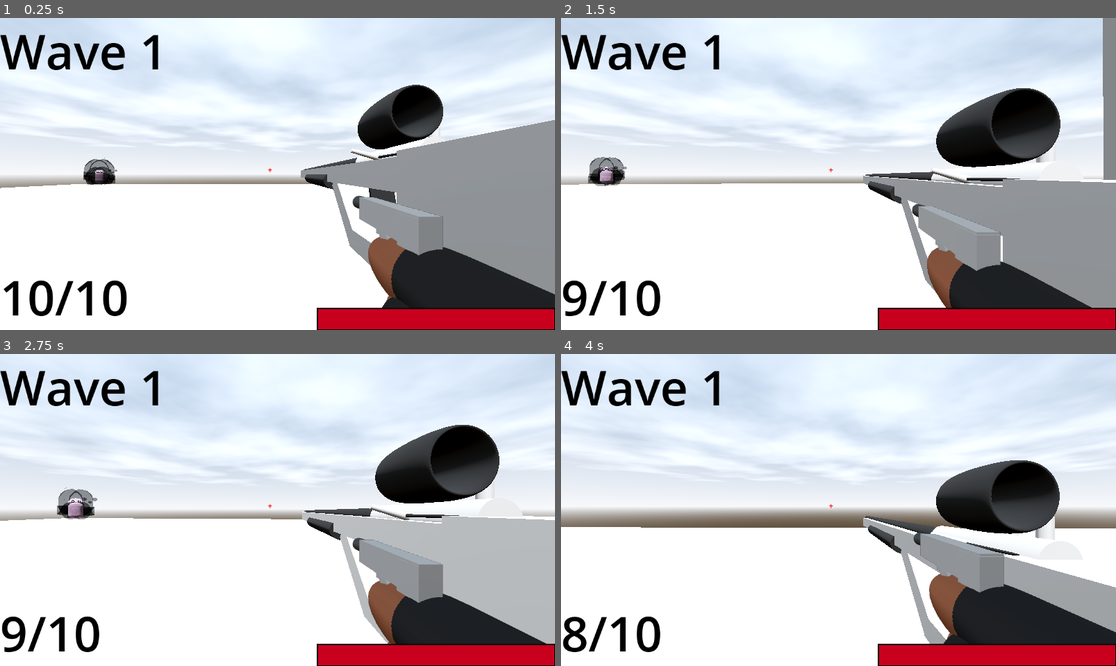
Above: before the commit, frames 1-4 (two rows, left to right).
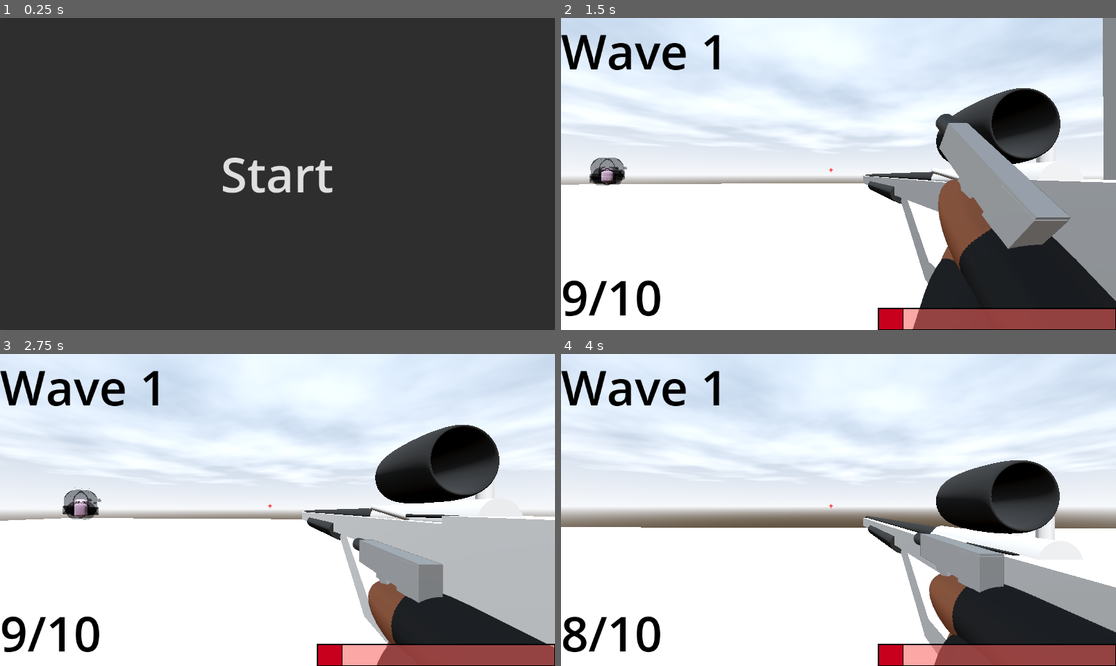
Above: after the commit, the same moments.

Repository: DylanFrenzy/The-Trials-and-Tribulations-of-Tim-Cheese
Game: Godot game, scene res://scenes/start_screen.tscn
The game is run twice, just before and just after one commit, with the same random seed, the same clock (stepped at 60 frames per second) and the same inputs. Before the commit the project starts from res://scenes/main.tscn.
Inputs (mouse positions are in pixels of both pictures, inside the frame that each line leads up to):
- Up to frame 1 (0.25 s): no input
- Up to frame 2 (1.5 s): click (838, 174) at 0.5 s, where only the run after the commit has a clickable "Start"; move the mouse to (866, 174) at 1.27 s; press the mouse at (866, 174) at 1.28 s; hold W (move_forward) from 1.28 s (still down)
- Up to frame 3 (2.75 s): keep holding W (move_forward); tap Space (jump) at 1.52, 2.27 s; move the mouse to (249, 510) at 2.02 s; release the mouse at (249, 510) at 2.03 s; right-click (249, 510) at 2.1 s
- Up to frame 4 (4 s): keep holding W (move_forward); move the mouse to (849, 503) at 2.77 s; press the mouse at (849, 503) at 2.78 s; move the mouse to (832, 516) at 3.52 s; release the mouse at (832, 516) at 3.53 s; right-click (832, 516) at 3.6 s; tap Space (jump) at 3.77 s

The runs differ from the first frame. In frame 1, 95% of the frame differs, in the area x 0-100%, y 0-100%; in frame 2, 10%; in frame 3, 2.9%; in frame 4, 2.5%.

Commit message:
death/start screen

Diff:
--- a/3d-project/project.godot
+++ b/3d-project/project.godot
@@ -11,7 +11,7 @@
 [application]
 
 config/name="3d project"
-run/main_scene="res://scenes/main.tscn"
+run/main_scene="uid://c3mcl7ou5l8jh"
 config/features=PackedStringArray("4.4", "Forward Plus")
 config/icon="res://icon.svg"
 
--- /dev/null
+++ b/3d-project/scenes/death_screen.tscn
@@ -0,0 +1,32 @@
+[gd_scene load_steps=2 format=3 uid="uid://c44w3p5l8btbf"]
+
+[ext_resource type="Script" uid="uid://co7edbyfm41q8" path="res://scripts/death_screen.gd" id="1_uyutr"]
+
+[node name="DeathScreen" type="Control"]
+layout_mode = 3
+anchors_preset = 15
+anchor_right = 1.0
+anchor_bottom = 1.0
+grow_horizontal = 2
+grow_vertical = 2
+script = ExtResource("1_uyutr")
+
+[node name="TextureRect" type="TextureRect" parent="."]
+layout_mode = 1
+anchors_preset = 15
+anchor_right = 1.0
+anchor_bottom = 1.0
+grow_horizontal = 2
+grow_vertical = 2
+metadata/_edit_group_ = true
+
+[node name="Button" type="Button" parent="."]
+layout_mode = 1
+anchors_preset = 15
+anchor_right = 1.0
+anchor_bottom = 1.0
+grow_horizontal = 2
+grow_vertical = 2
+theme_override_font_sizes/font_size = 100
+
+[connection signal="pressed" from="Button" to="." method="_on_button_pressed"]
--- a/3d-project/scenes/main.tscn
+++ b/3d-project/scenes/main.tscn
@@ -230,6 +230,6 @@
 curve = SubResource("Curve3D_tefeu")
 
 [node name="PathFollow3D" type="PathFollow3D" parent="EnemySpawnPath"]
-transform = Transform3D(-0.00439085, -0.0193575, -0.999798, 0, 0.9998, -0.0193578, 0.999987, -8.49971e-05, -0.00439002, -31.3552, 2.58811, -32.5769)
+transform = Transform3D(-0.00439085, -0.0193575, -0.999797, 0, 0.9998, -0.0193578, 0.999986, -8.49971e-05, -0.00439002, -31.3552, 2.58811, -32.5769)
 
 [node name="hud" parent="." instance=ExtResource("2_o6xl0")]
--- /dev/null
+++ b/3d-project/scenes/start_screen.tscn
@@ -0,0 +1,33 @@
+[gd_scene load_steps=2 format=3 uid="uid://c3mcl7ou5l8jh"]
+
+[ext_resource type="Script" uid="uid://dup7xhajwggf" path="res://scripts/start_screen.gd" id="1_tx5wa"]
+
+[node name="StartScreen" type="Control"]
+layout_mode = 3
+anchors_preset = 15
+anchor_right = 1.0
+anchor_bottom = 1.0
+grow_horizontal = 2
+grow_vertical = 2
+script = ExtResource("1_tx5wa")
+
+[node name="TextureRect" type="TextureRect" parent="."]
+layout_mode = 1
+anchors_preset = 15
+anchor_right = 1.0
+anchor_bottom = 1.0
+grow_horizontal = 2
+grow_vertical = 2
+stretch_mode = 5
+
+[node name="Button" type="Button" parent="."]
+layout_mode = 1
+anchors_preset = 15
+anchor_right = 1.0
+anchor_bottom = 1.0
+grow_horizontal = 2
+grow_vertical = 2
+theme_override_font_sizes/font_size = 100
+text = "Start"
+
+[connection signal="pressed" from="Button" to="." method="_on_button_pressed"]
--- a/3d-project/scripts/character_body_3d.gd
+++ b/3d-project/scripts/character_body_3d.gd
@@ -1,13 +1,14 @@
 extends CharacterBody3D
+
+signal player_death
 
 @export var mouse_sensitivity := 0.1
 @export var move_speed := 5.0
 @export var jump_velocity := 4.5
-@export var health = 200
+@export var health = 20
 
 @onready var camera := $Camera3D
 @onready var GunCam = $Camera3D/SubViewportContainer/SubViewport/GunCam
-
 @onready var AnimationPlayer2 = GunCam.get_node("Pistol2/AnimationPlayer2")
 @onready var health_bar = get_parent().get_node("hud/HealthBar")
 
@@ -67,4 +68,5 @@
 		die()
 
 func die():
-	print("dead")
+	queue_free()
+	emit_signal("player_death")
--- /dev/null
+++ b/3d-project/scripts/death_screen.gd
@@ -0,0 +1,12 @@
+extends Control
+
+@onready var button = $Button
+var wave_count;
+
+func _ready():
+	button.text = "You Died At Wave " + str(wave_count)
+	get_tree().create_timer(2).timeout.connect(restart)
+
+func restart():
+	get_tree().change_scene_to_file("res://scenes/start_screen.tscn")
+	queue_free()
--- a/3d-project/scripts/main.gd
+++ b/3d-project/scripts/main.gd
@@ -7,20 +7,27 @@
 var enemies_spawned = []
 
 func _ready():
+	$CharacterBody3D.player_death.connect(_on_player_death)
 	spawn_enemy_wave(wave);
 
 func spawn_enemy_wave(wave_count):
 	wave_display.text = "Wave " + str(wave_count)
 	for i in range(wave_count):
 		var enemy_instance = johnnie.instantiate();
-		enemy_instance.enemy_death.connect(on_enemy_death);
+		enemy_instance.enemy_death.connect(_on_enemy_death);
 		enemies_spawned.append(enemy_instance)
 		enemy_spawn_path.progress_ratio = randf();
 		enemy_instance.position = enemy_spawn_path.position;
 		add_child(enemy_instance)
 
-func on_enemy_death():
+func _on_enemy_death():
 	enemies_spawned.pop_back()
 	if enemies_spawned.is_empty():
 		wave += 1
 		spawn_enemy_wave(wave)
+
+func _on_player_death():
+	var death_screen = preload("res://scenes/death_screen.tscn").instantiate()
+	death_screen.wave_count = wave
+	get_tree().root.call_deferred("add_child", death_screen)
+	get_tree().current_scene.call_deferred("queue_free")
--- /dev/null
+++ b/3d-project/scripts/start_screen.gd
@@ -0,0 +1,6 @@
+extends Control
+
+var main_game_scene_path = "res://scenes/main.tscn"
+
+func _on_button_pressed() -> void:
+	get_tree().change_scene_to_file(main_game_scene_path) # Replace with function body.
Not shown, added: 3d-project/scripts/death_screen.gd.uid
Not shown, added: 3d-project/scripts/start_screen.gd.uid
